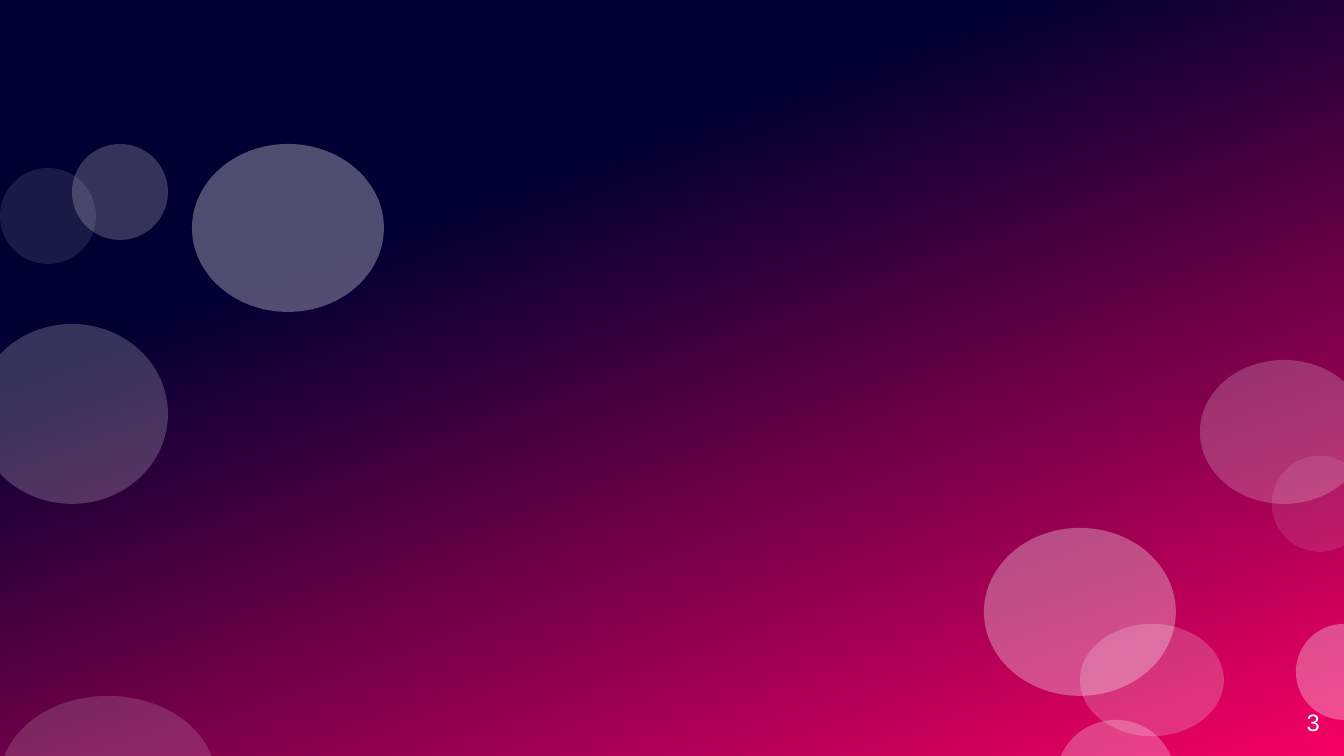
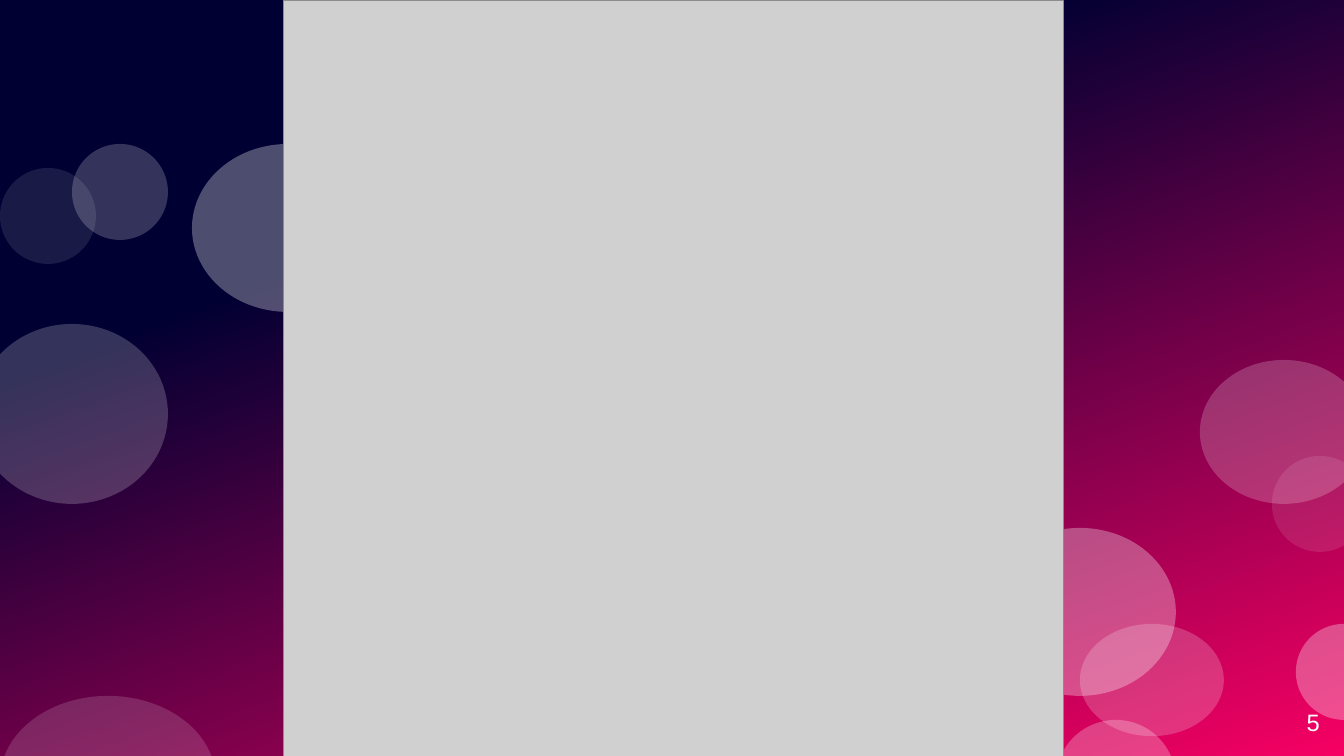
Before and after one commit to kivkiv12345/tverfagligt_projekt, a slide deck: slide 5 of presentation.odp (slide 3 before the commit). Drawn at 1344x756 pixels with LibreOffice and Linux fonts; fonts in the diff are those of the drawing; grey boxes stand for pictures; background and template pictures are left out; a plain dark background stands for a picture behind light text. Boxes give left, top, right and bottom in pixels: in the first picture for what was removed or moved away, otherwise in the second. Text is boxed around its words. In the diff, an @@ line names an element or a change of style, - is before the commit and + after.

```diff
--- a/presentation.odp
+++ b/presentation.odp
@@ background picture (left out) to #FFFFFF @@
@@ picture added at (283,1,1063,756) @@
@@ page number at (1307,712,1320,732): text changed @@
-3
+5
```
Also in this commit, not shown: 2 other slides changed, 4 slides added, 1 slide removed, 1 other file.
